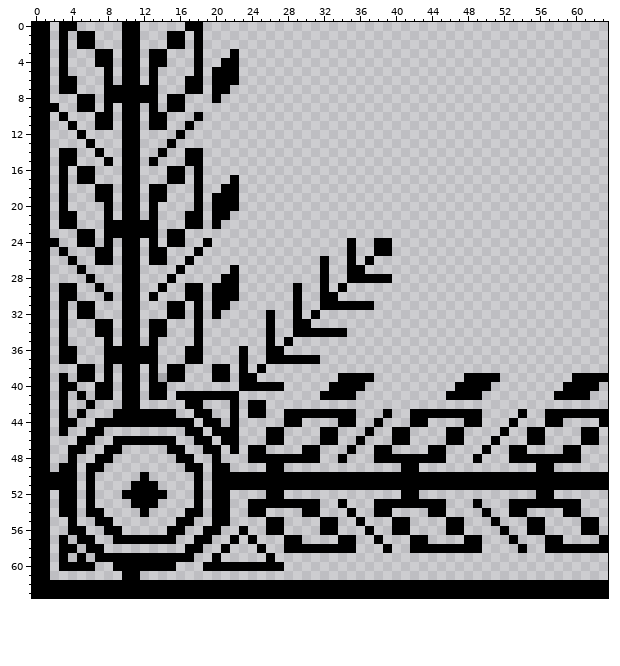
A pixel-art sprite gets an edit: Assets/Sprites/Menu de personagem/bordas da ficha.png. The first picture shows the starting point.
The file is 64x64 pixels. Pixels under 10% opacity are left out.
And afterwards:
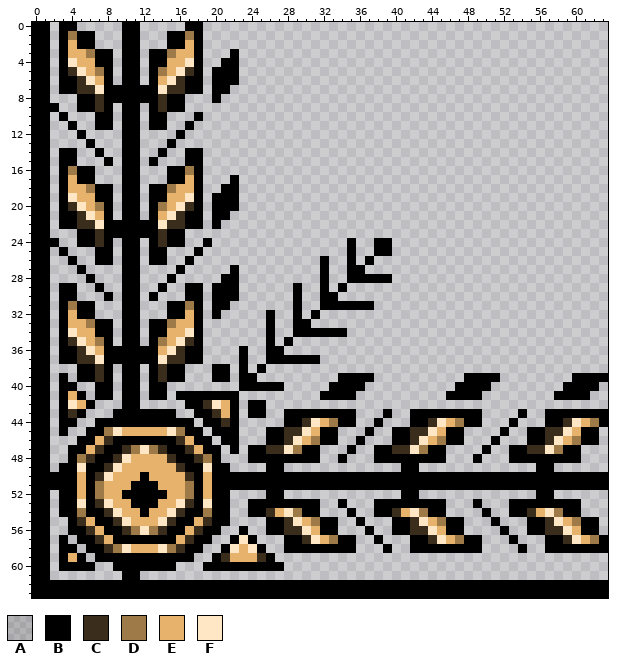
Palette (. is transparent): A #00000020  B #000000  C #3a2d1b  D #9e7a49  E #e7b26b  F #ffe6c4
Changes in this commit:
y 1: x 4 . -> D; x 17 . -> D
y 2: x 4 . -> E; x 17 . -> E
y 3: x 4..6 ... -> EED; x 15..17 ... -> DEE
y 4: x 4..6 ... -> FEE; x 15..17 ... -> EEF
y 5: x 4..7 .... -> CFED; x 14..17 .... -> DEFC
y 6: x 5..7 ... -> CFE; x 14..16 ... -> EFC
y 7: x 5..7 ... -> CCF; x 14..16 ... -> FCC
y 8..9: x 7 . -> C; x 14 . -> C
y 16: x 4 . -> D; x 17 . -> D
y 17: x 4 . -> E; x 17 . -> E
y 18: x 4..6 ... -> EED; x 15..17 ... -> DEE
y 19: x 4..6 ... -> FEE; x 15..17 ... -> EEF
y 20: x 4..7 .... -> CFED; x 14..17 .... -> DEFC
y 21: x 5..7 ... -> CFE; x 14..16 ... -> EFC
y 22: x 5..7 ... -> CCF; x 14..16 ... -> FCC
y 23..24: x 7 . -> C; x 14 . -> C
y 31: x 4 . -> D; x 17 . -> D
y 32: x 4 . -> E; x 17 . -> E
y 33: x 4..6 ... -> EED; x 15..17 ... -> DEE
y 34: x 4..6 ... -> FEE; x 15..17 ... -> EEF
y 35: x 4..7 .... -> CFED; x 14..17 .... -> DEFC
y 36: x 5..7 ... -> CFE; x 14..16 ... -> EFC
y 37: x 5..7 ... -> CCF; x 14..16 ... -> FCC
y 38: x 7 . -> C; x 14 . -> C
y 39: x 7 . -> C; x 14 A -> C
y 41: x 4 . -> E
y 42: x 4..5 .. -> FE; x 19..21 ... -> CFE
y 43: x 4 . -> C; x 20..21 .. -> CE
y 44: x 21 . -> C; x 30..33 .... -> CFED; x 44..47 .... -> CFED; x 59..62 .... -> CFED
y 45: x 8..16 ......... -> DFEEEEEFD; x 28..31 .... -> CCFE; x 42..45 .... -> CCFE; x 57..60 .... -> CCFE
y 46: x 7..8 .. -> EC; x 16..17 .. -> CE; x 28..31 .... -> CFED; x 42..45 .... -> CFED; x 57..60 .... -> CFED
y 47: x 6..7 .. -> EC; x 10..14 ..... -> CDFDC; x 17..18 .. -> CE; x 26..29 .... -> CCFD; x 40..43 .... -> CCFD; x 55..58 .... -> CCFD
y 48: x 5..6 .. -> DC; x 9..15 ....... -> CFEEEEC; x 18..19 .. -> CD
y 49: x 5 . -> F; x 8..16 ......... -> CFEEEEEEC; x 19 . -> F
y 50: x 5 . -> E; x 7..11 ..... -> CFEEE; x 13..17 ..... -> EEEEC; x 19 . -> E
y 51: x 5 . -> E; x 7..10 .... -> DEEE; x 14..17 .... -> EEED; x 19 . -> E
y 52: x 5 . -> E; x 7..9 ... -> DEE; x 15..17 ... -> EED; x 19 . -> E
y 53: x 5 . -> F; x 7..10 .... -> CFEE; x 14..17 .... -> EEFC; x 19 . -> F
y 54: x 5 . -> D; x 8..11 .... -> CFEE; x 13..16 .... -> EEFC; x 19 . -> D; x 26..29 .... -> CEFD; x 40..43 .... -> CEFD; x 55..58 .... -> CEFD
y 55: x 5..6 .. -> CE; x 9..15 ....... -> CFEEEFC; x 18..19 .. -> EC; x 28..31 .... -> CFED; x 42..45 .... -> CFED; x 57..60 .... -> CFED
y 56: x 6..7 .. -> CE; x 10..14 ..... -> CDFDC; x 17..18 .. -> EC; x 28..31 .... -> CCFE; x 42..45 .... -> CCFE; x 57..60 .... -> CCFE
y 57: x 7..8 .. -> CE; x 16..17 .. -> EC; x 23 . -> F; x 30..33 .... -> CFED; x 44..47 .... -> CFED; x 59..62 .... -> CFED
y 58: x 8..16 ......... -> CDFEEEFDC; x 22..24 ... -> FEF
y 59: x 4 . -> E; x 21..25 ..... -> CEEEC
